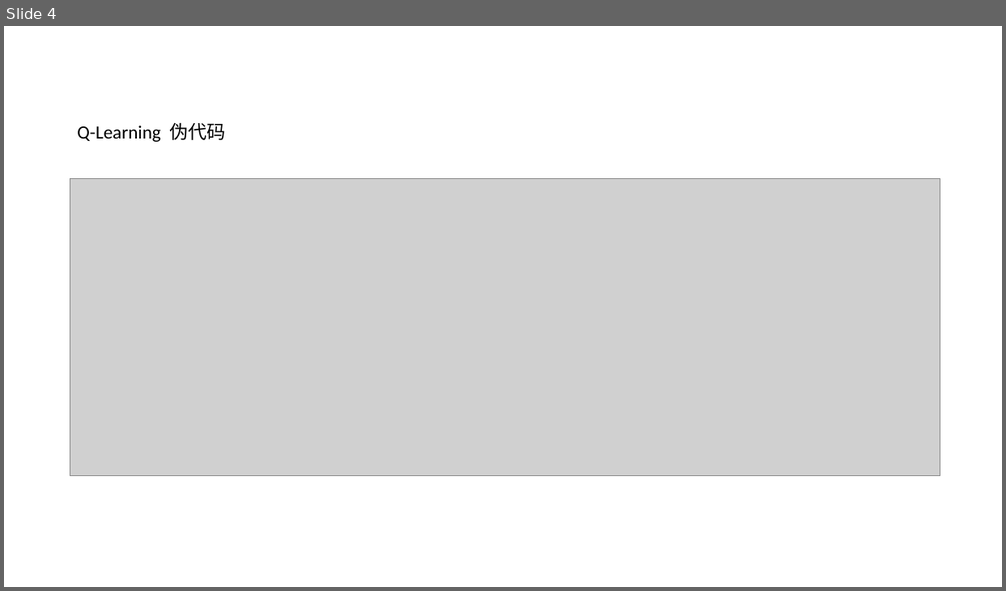
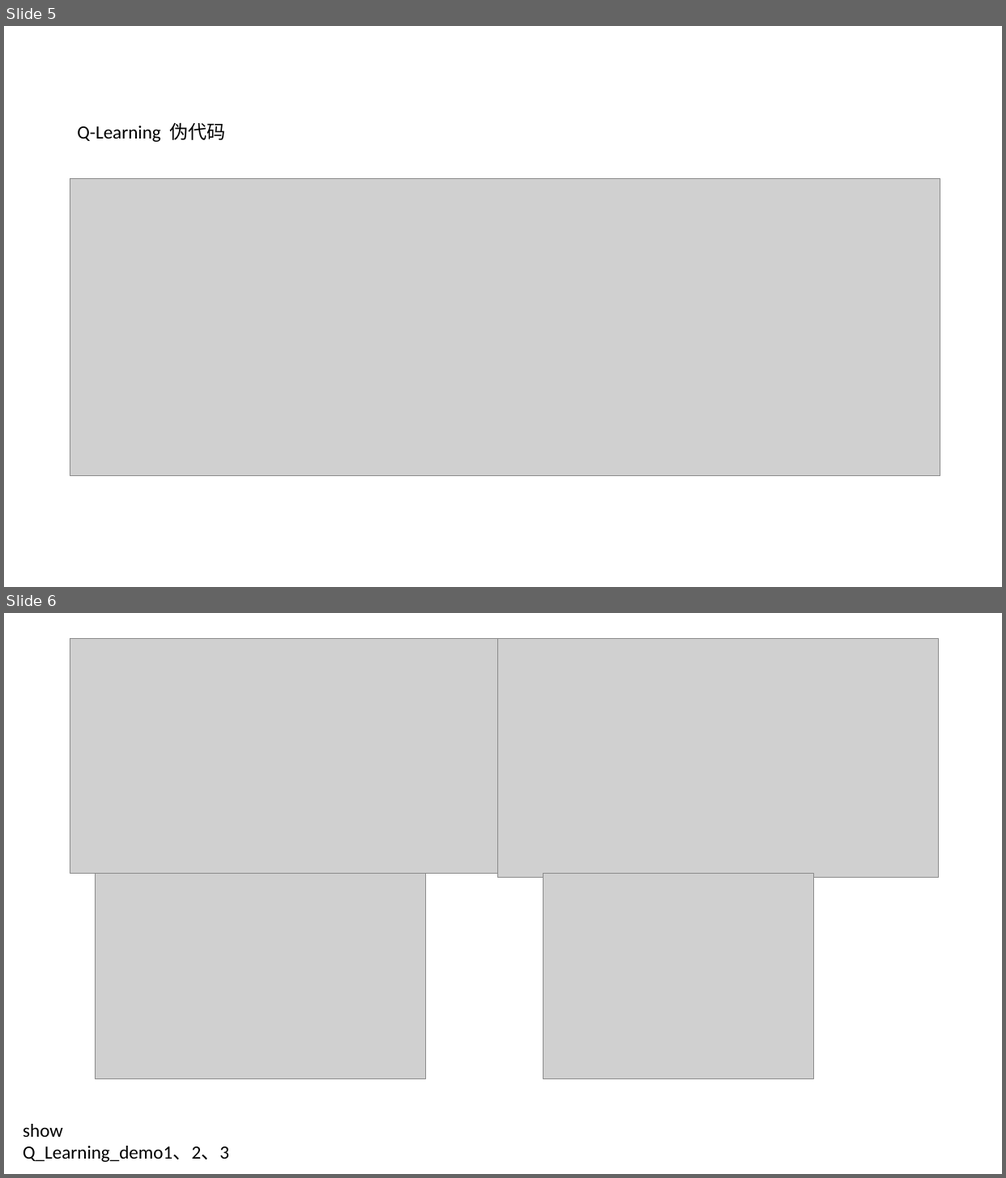
Before and after one commit to PDLwork/PDL_Python, a slide deck: Reinforcement_Learning/周日讨论班.pptx. Shown one above the other, each under a label of ours: slide 4 before the commit, slides 5 and 6 after it. The pictures are 1006x591 and 1006x1178 pixels, drawn with LibreOffice and Linux fonts; fonts in the diff are those of the drawing; grey boxes stand for pictures. Boxes give left, top, right and bottom in pixels: in the first picture for what was removed or moved away, otherwise in the second. Text is boxed around its words. In the diff, an @@ line names an element or a change of style, - is before the commit and + after.

```diff
--- a/Reinforcement_Learning/周日讨论班.pptx
+++ b/Reinforcement_Learning/周日讨论班.pptx
@@ slide 6 added at (x1=4, y1=613, x2=1002, y2=1174), background #FFFFFF @@
@@ picture added at (x1=70, y1=638, x2=498, y2=874) @@
@@ picture added at (x1=498, y1=638, x2=938, y2=877) @@
@@ picture added at (x1=96, y1=874, x2=425, y2=1079) @@
@@ picture added at (x1=543, y1=874, x2=813, y2=1079) @@
@@ text added at (x1=23, y1=1124, x2=229, y2=1162), 18 pt, text #000000 @@
+show
+Q_Learning_demo1、2、3
@@ what was slide 4 is now slide 5 @@
```
Also in this commit, not shown: 2 slides changed, 1 other slide added, 1 other file.
